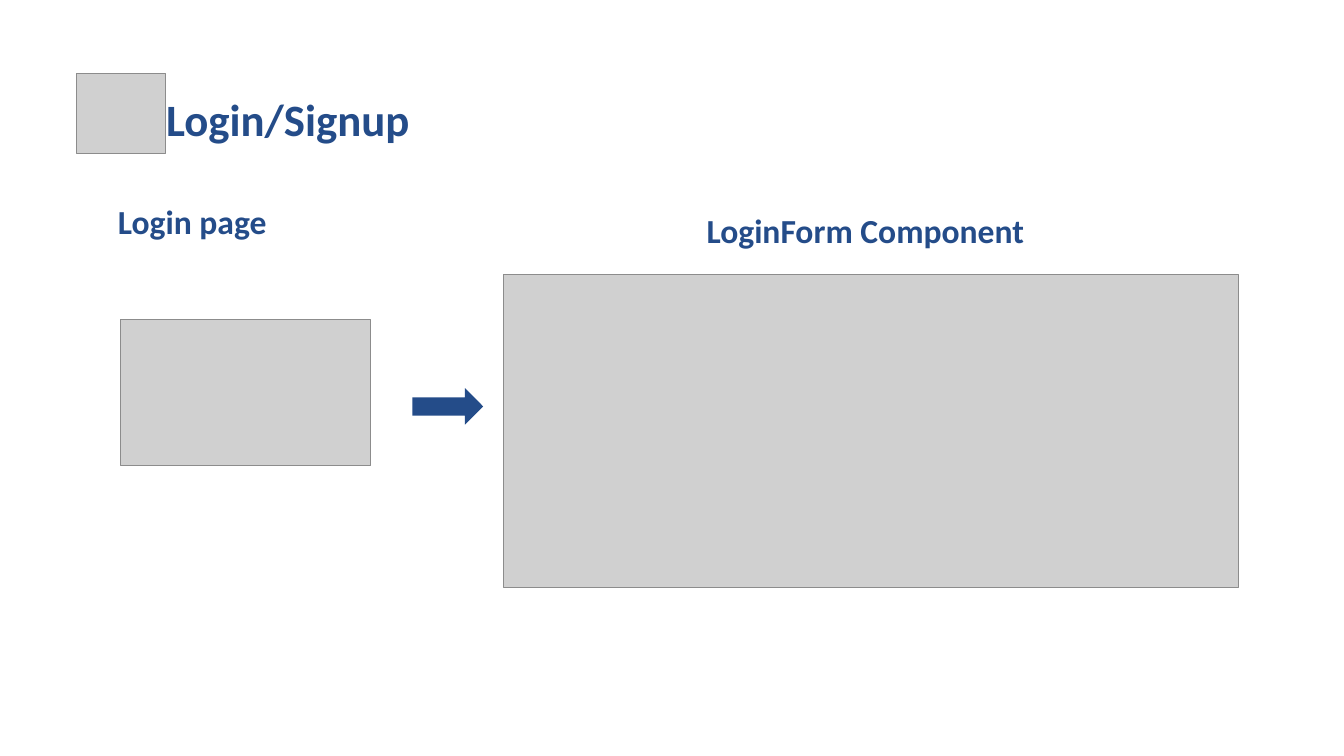
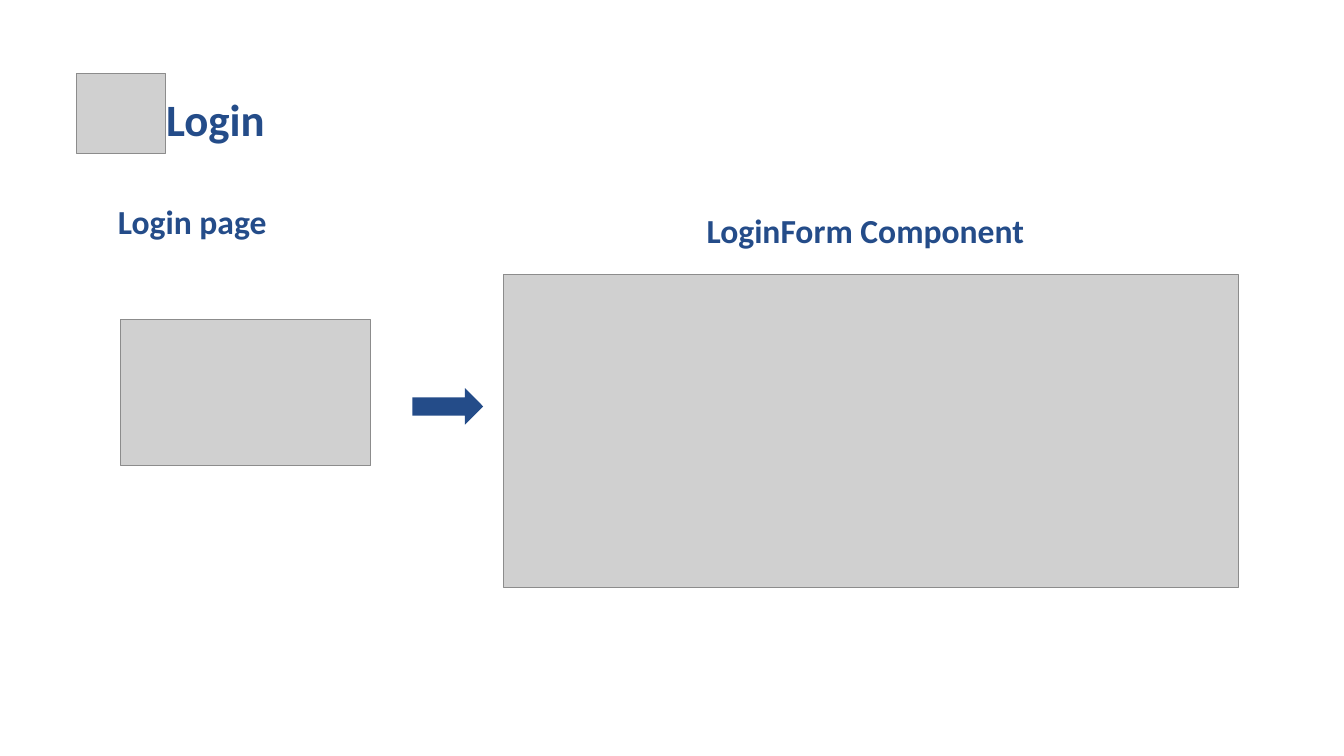
Before and after one commit to chongchen1999/TravelMingle, a slide deck: slide 12 of INFO6150-final.pptx. Drawn at 1344x756 pixels with LibreOffice and Linux fonts; fonts in the diff are those of the drawing; grey boxes stand for pictures; background and template pictures are left out. Boxes give left, top, right and bottom in pixels: in the first picture for what was removed or moved away, otherwise in the second. Text is boxed around its words. In the diff, an @@ line names an element or a change of style, - is before the commit and + after.

Commit message:
updated ppt

```diff
--- a/INFO6150-final.pptx
+++ b/INFO6150-final.pptx
@@ title at [166, 104, 265, 144]: text changed @@
-Login/Signup
+Login
```
